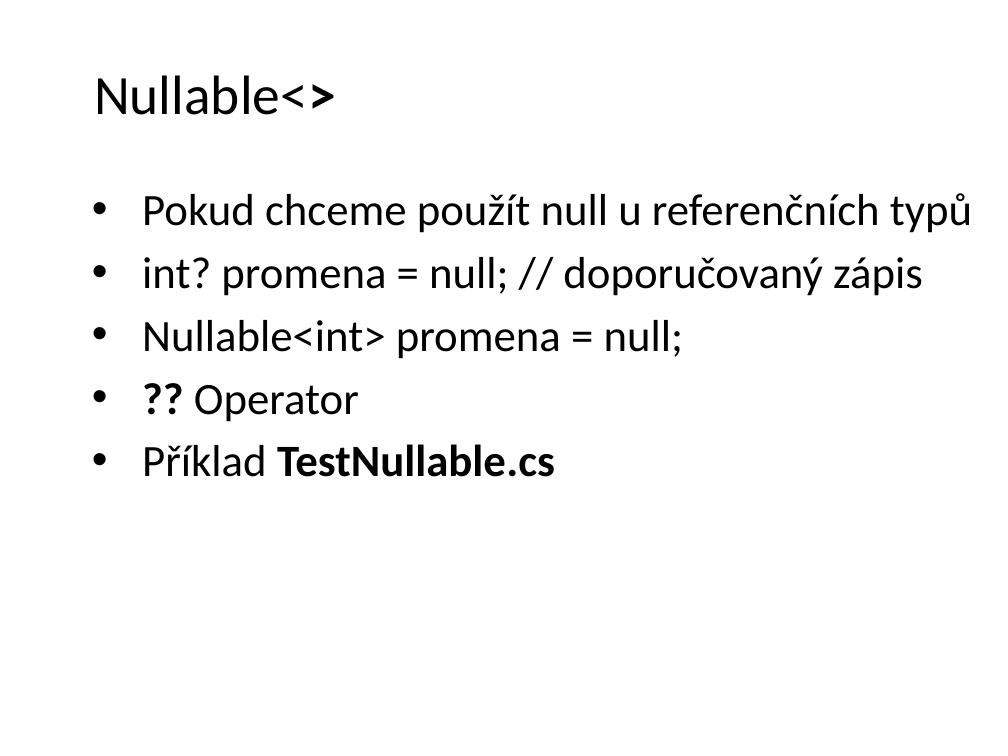
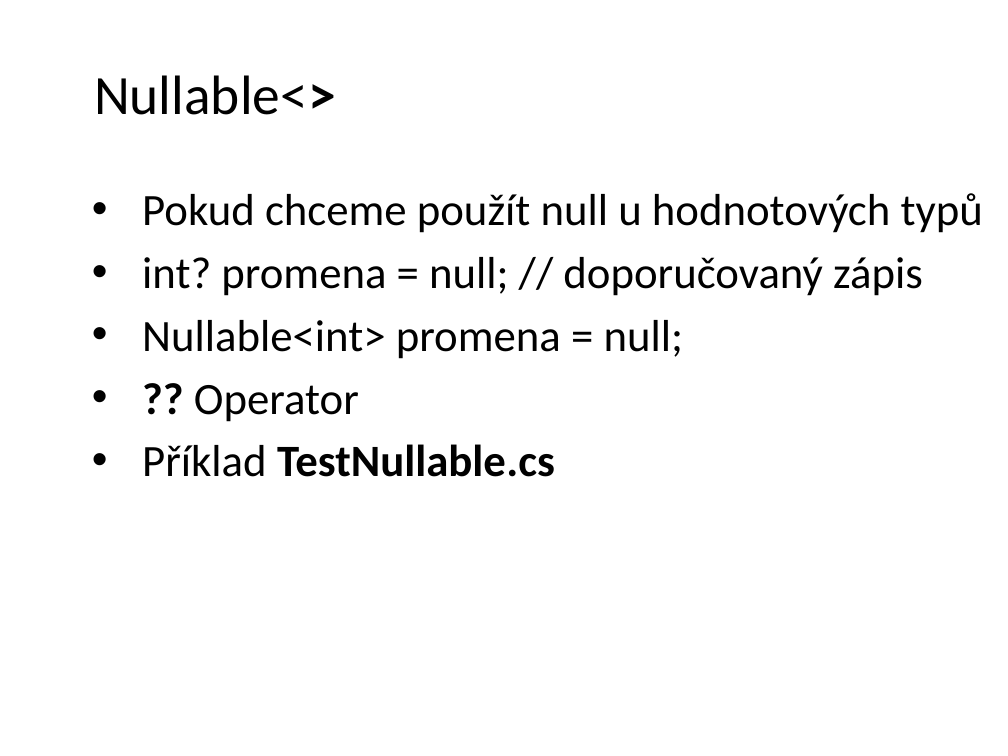
Before and after one commit to petrbalat/Skoleni-Csharp-NET, a slide deck: slide 11 of prezentace.pptx. Drawn at 1008x756 pixels with LibreOffice and Linux fonts; fonts in the diff are those of the drawing; background and template pictures are left out. Boxes give left, top, right and bottom in pixels: in the first picture for what was removed or moved away, otherwise in the second. Text is boxed around its words. In the diff, an @@ line names an element or a change of style, - is before the commit and + after.

```diff
--- a/prezentace.pptx
+++ b/prezentace.pptx
@@ text at <box>142,193,983,233</box>: text changed @@
-• Pokud chceme použít null u referenčních typů
+• Pokud chceme použít null u hodnotových typů
```
Also in this commit, not shown: 1 other slide changed, 1 slide added, 1 slide removed.
